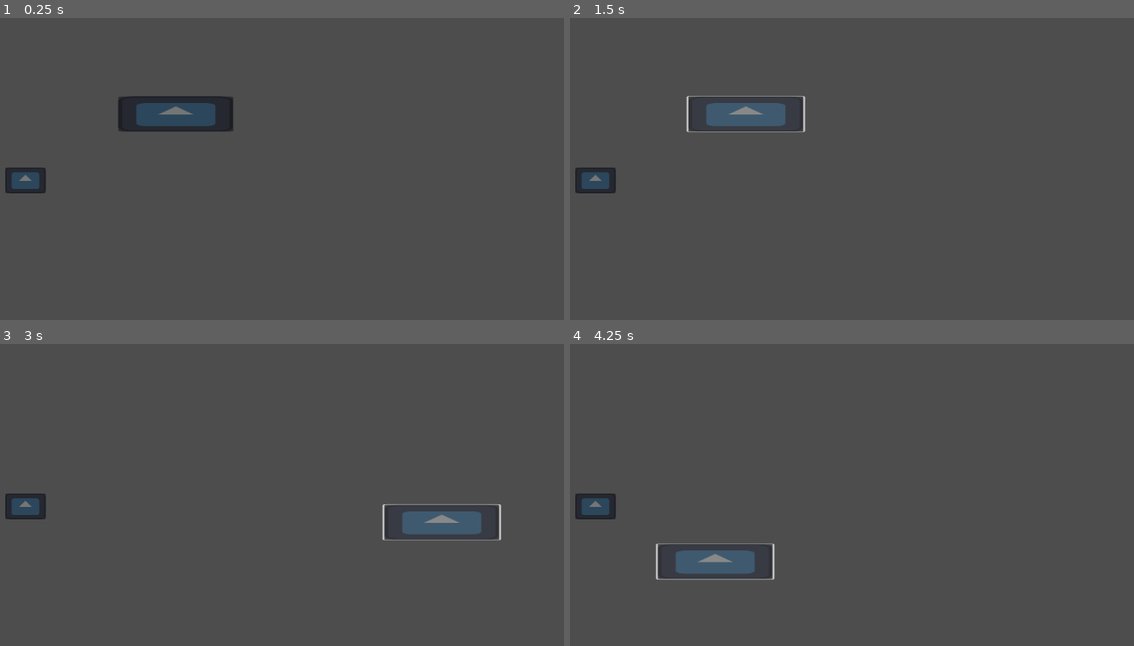
Above: before the commit, frames 1-4 (two rows, left to right).
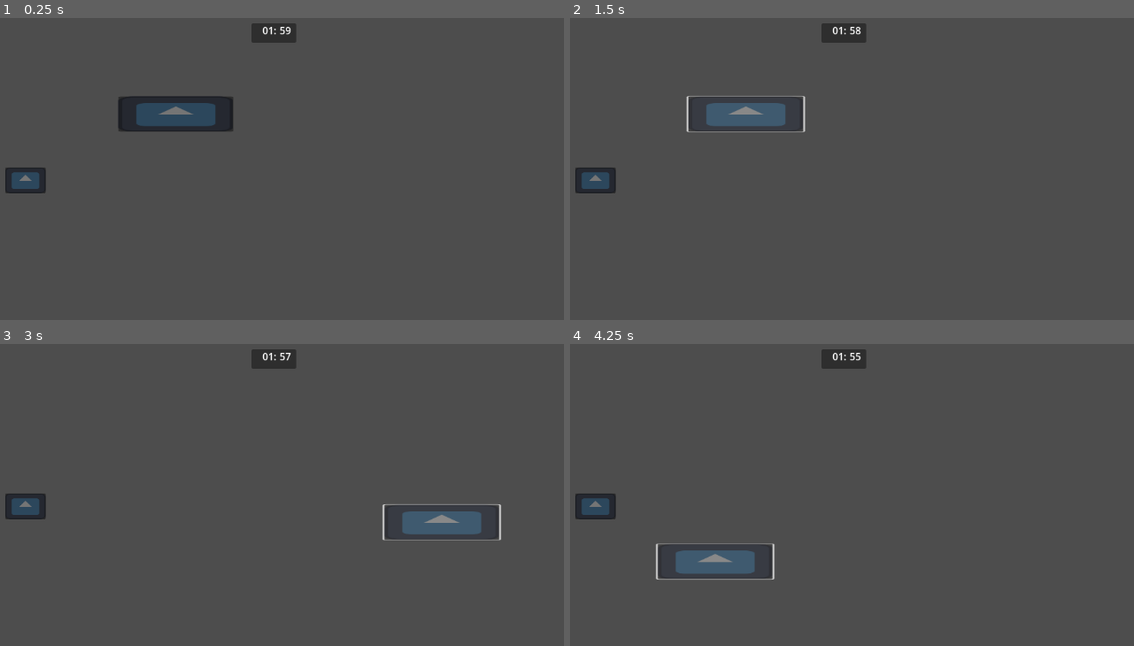
Above: after the commit, the same moments.

Repository: mcavazotti/shovel-jam-2025
Game: Godot game, scene res://Scenes/testingItemsHouse.tscn
The game is run twice, just before and just after one commit, with the same random seed, the same clock (stepped at 60 frames per second) and the same inputs. The engine's default icon, where the game draws it, is replaced by a stand-in: a white triangle on a blue panel in a dark square.
Inputs (mouse positions are in pixels of both pictures, inside the frame that each line leads up to):
- Up to frame 1 (0.25 s): no input
- Up to frame 2 (1.5 s): click (744, 114) at 0.52 s; click (744, 114) at 1.27 s
- Up to frame 3 (3 s): click (174, 440) at 2.02 s; tap Enter at 2.75 s; move the mouse to (439, 522) at 2.77 s
- Up to frame 4 (4.25 s): tap Space at 3.5 s; move the mouse to (716, 561) at 3.52 s

The runs differ from the first frame. In frame 1, 0.5% of the frame differs, in the area x 44-53%, y 1-9%; in frame 2, 0.5%; in frame 3, 0.5%; in frame 4, 0.5%.

Commit message:
Added Timer
added timer

need a pause menu
theres a function to pause and resume

Diff:
--- a/Scenes/testingItemsHouse.tscn
+++ b/Scenes/testingItemsHouse.tscn
@@ -1,8 +1,9 @@
-[gd_scene load_steps=4 format=3 uid="uid://7q65lapufcsh"]
+[gd_scene load_steps=5 format=3 uid="uid://7q65lapufcsh"]
 
 [ext_resource type="Script" uid="uid://cf15o07313yjj" path="res://Scripts/insertDataInItems.gd" id="1_lm3mw"]
 [ext_resource type="Texture2D" uid="uid://c7otaye8ik8ay" path="res://icon.svg" id="2_1ca3x"]
 [ext_resource type="Script" uid="uid://dkvbtnumqqbep" path="res://Scripts/item.gd" id="3_nns8m"]
+[ext_resource type="Script" uid="uid://d2pqk6gvfvfjn" path="res://Scripts/timer.gd" id="4_1ca3x"]
 
 [node name="TestingItemsLoadCreateConnect" type="Node2D"]
 script = ExtResource("1_lm3mw")
@@ -23,6 +24,7 @@
 offset_bottom = -64.0
 grow_horizontal = 2
 grow_vertical = 2
+size_flags_horizontal = 0
 
 [node name="Item2" type="Sprite2D" parent="."]
 position = Vector2(151, 266)
@@ -41,6 +43,29 @@
 grow_horizontal = 2
 grow_vertical = 2
 
+[node name="CanvasLayer" type="CanvasLayer" parent="."]
+
+[node name="Timer" type="Panel" parent="CanvasLayer"]
+offset_left = 519.0
+offset_top = 10.0
+offset_right = 592.0
+offset_bottom = 42.0
+script = ExtResource("4_1ca3x")
+
+[node name="Minutes" type="Label" parent="CanvasLayer/Timer"]
+offset_right = 41.0
+offset_bottom = 23.0
+text = "00 :"
+horizontal_alignment = 2
+
+[node name="Seconds" type="Label" parent="CanvasLayer/Timer"]
+layout_mode = 0
+offset_left = 25.0
+offset_right = 65.0
+offset_bottom = 23.0
+text = "00"
+horizontal_alignment = 2
+
 [connection signal="button_down" from="Item/Button" to="Item" method="_on_button_button_down"]
 [connection signal="button_up" from="Item/Button" to="Item" method="_on_button_button_up"]
 [connection signal="button_down" from="Item2/Button" to="Item2" method="_on_button_button_down"]
--- a/Scripts/insertDataInItems.gd
+++ b/Scripts/insertDataInItems.gd
@@ -32,6 +32,10 @@
 			itemInHouse.image = item["image"]
 			itemInHouse.shape = item["shape"]
 
+			#if we need to config something with button inside the item.
+			#var button = itemInHouse.get_children()[0] #button always on first index
+
+
 			copiedItemData.erase(item)
 			roullete.erase(randomId)
 
--- /dev/null
+++ b/Scripts/timer.gd
@@ -0,0 +1,20 @@
+extends Panel
+
+
+var time: float = 120.0
+var minutes: int = 0
+var seconds: int = 0
+
+func _process(delta: float) -> void:
+	time -= delta
+	minutes = fmod(time, 3600) / 60
+	seconds = fmod(time, 60)
+
+	$Minutes.text = "%02d:" % minutes
+	$Seconds.text = "%02d" % seconds
+
+func stop() -> void:
+	set_process(false)
+
+func resume() -> void:
+	set_process(true)
Not shown, added: Scripts/timer.gd.uid
